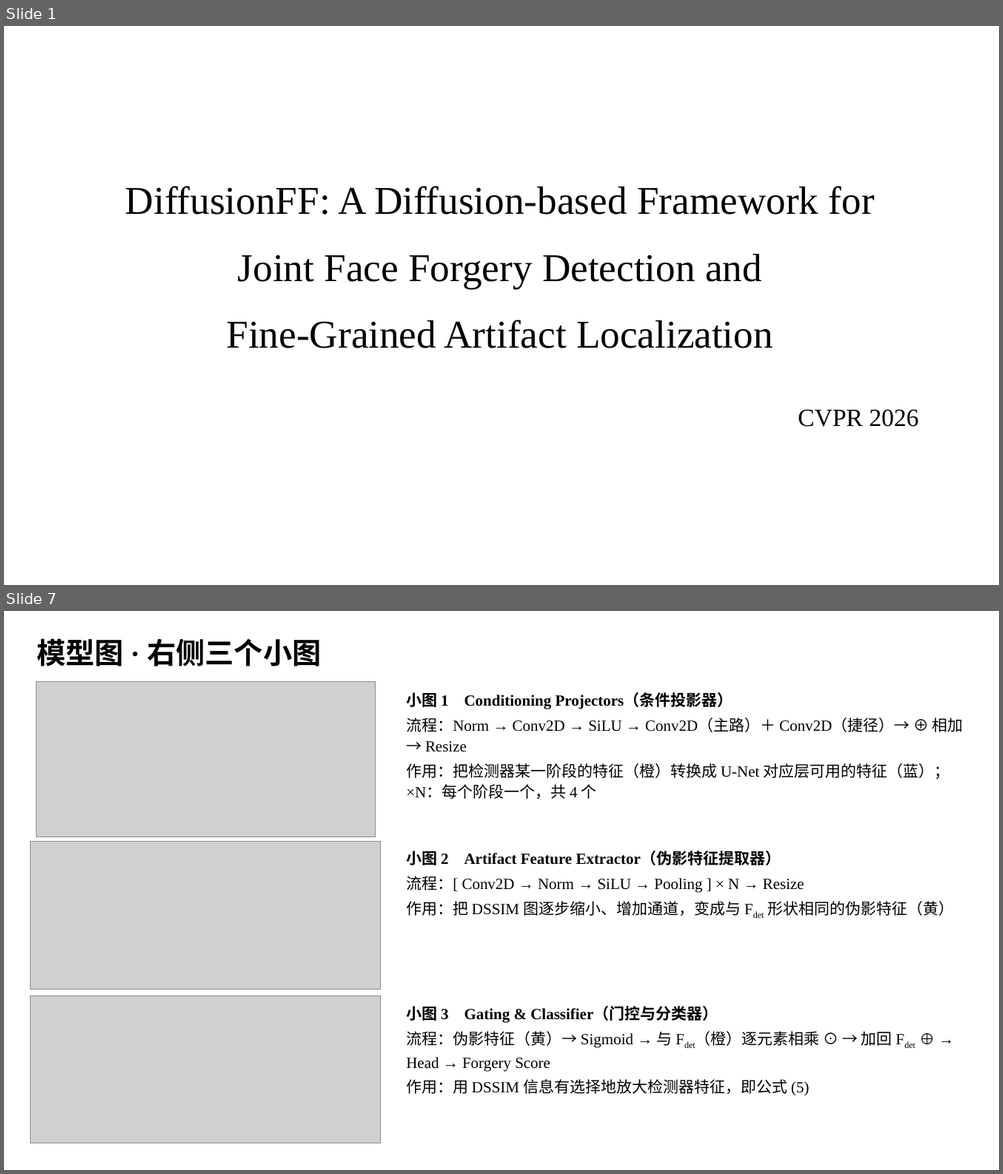
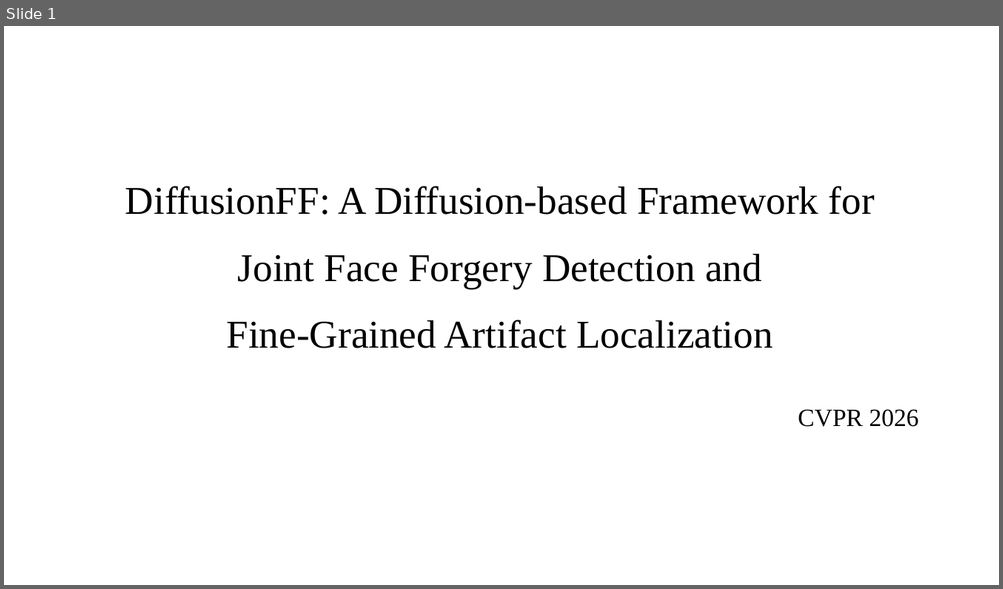
Before and after one commit to hljuzyc/Semantic-Segmentation, a slide deck: DiffusionFF汇报/DiffusionFF汇报.pptx. Shown one above the other, each under a label of ours: slides 1 and 7 before the commit, slide 1 after it; the slides between them are not shown. The pictures are 1003x1174 and 1003x589 pixels, drawn with LibreOffice and Linux fonts; fonts in the diff are those of the drawing; grey boxes stand for pictures. Boxes give left, top, right and bottom in pixels: in the first picture for what was removed or moved away, otherwise in the second. Text is boxed around its words. In the diff, an @@ line names an element or a change of style, - is before the commit and + after.

```diff
--- a/DiffusionFF汇报/DiffusionFF汇报.pptx
+++ b/DiffusionFF汇报/DiffusionFF汇报.pptx
@@ slide 7 removed at bbox=[4, 611, 999, 1170], background #FFFFFF @@
@@ text removed at bbox=[37, 638, 321, 667] @@
-模型图 · 右侧三个小图
@@ picture removed at bbox=[36, 682, 375, 837] @@
@@ text removed at bbox=[406, 692, 963, 799] @@
-小图 1 Conditioning Projectors（条件投影器）
-流程：Norm → Conv2D → SiLU → Conv2D（主路）＋ Conv2D（捷径）→ ⊕ 相加 → Resize
-作用：把检测器某一阶段的特征（橙）转换成 U-Net 对应层可用的特征（蓝）；×N：每个阶段一个，共 4 个
@@ picture removed at bbox=[30, 842, 381, 990] @@
@@ text removed at bbox=[406, 851, 954, 916] @@
-小图 2 Artifact Feature Extractor（伪影特征提取器）
-流程：[ Conv2D → Norm → SiLU → Pooling ] × N → Resize
-作用：把 DSSIM 图逐步缩小、增加通道，变成与 Fdet 形状相同的伪影特征（黄）
@@ picture removed at bbox=[30, 996, 381, 1144] @@
@@ text removed at bbox=[406, 1006, 892, 1096] @@
-小图 3 Gating & Classifier（门控与分类器）
-流程：伪影特征（黄）→ Sigmoid → 与 Fdet（橙）逐元素相乘 ⊙ → 加回 Fdet ⊕ → Head → Forgery Score
-作用：用 DSSIM 信息有选择地放大检测器特征，即公式 (5)
```
Also in this commit, not shown: 2 slides changed, 10 slides added, 22 other slides removed, 28 other files.
